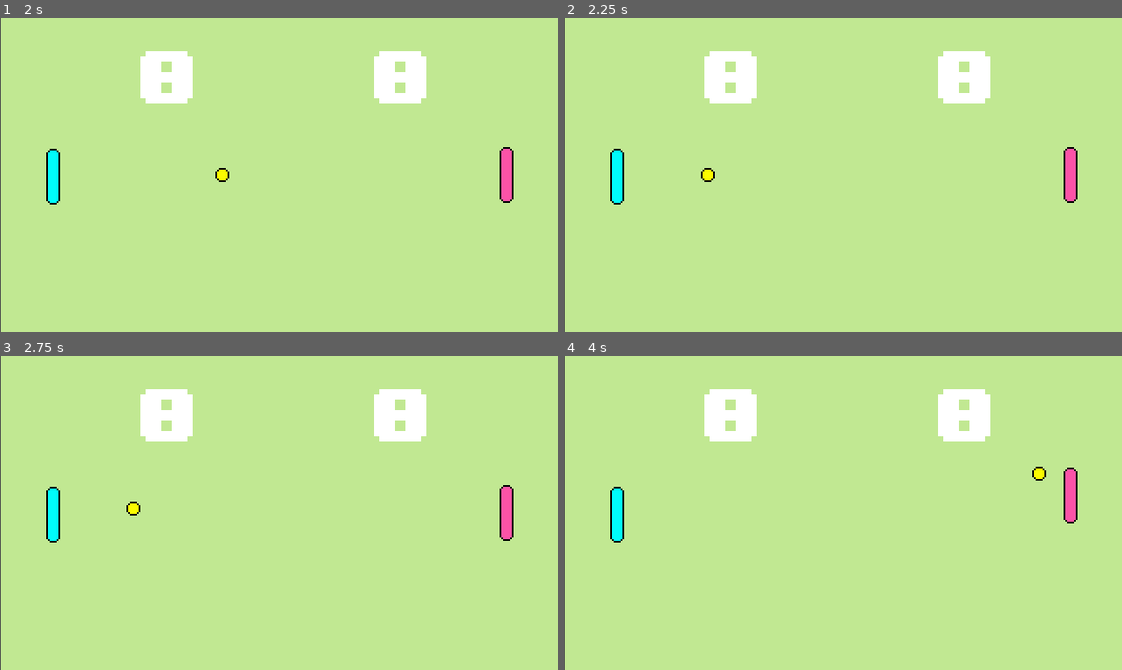
Above: before the commit, frames 1-4 (two rows, left to right).
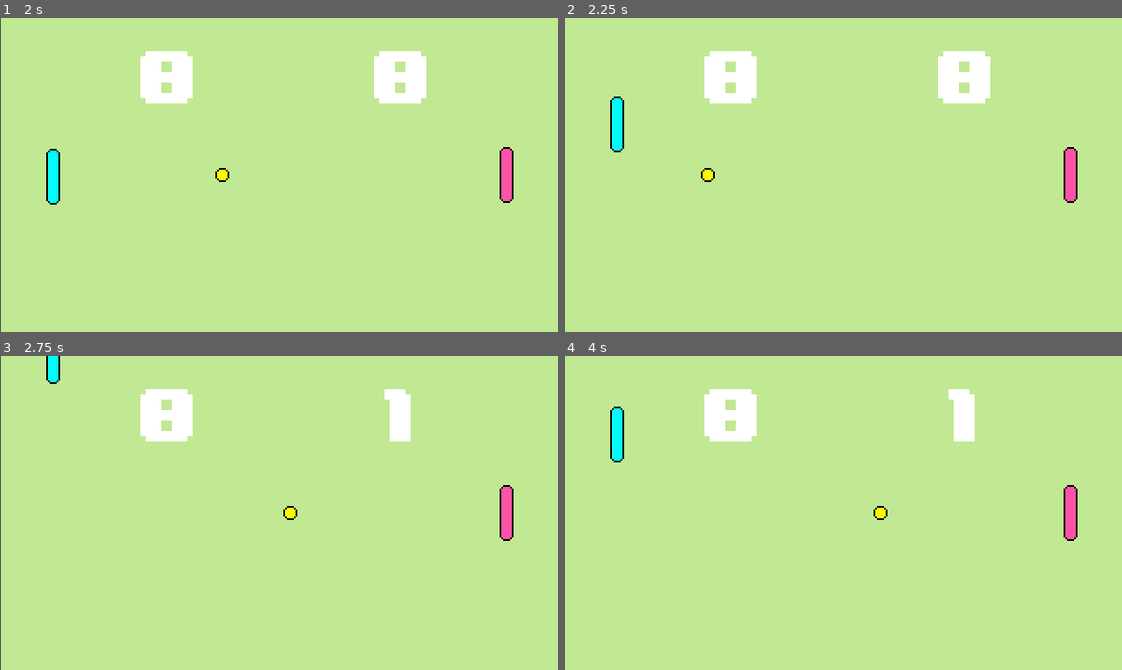
Above: after the commit, the same moments.

Repository: paolobb4/YAPC
Game: Godot game, scene res://scn/Menu.tscn
Same seed, same stepped clock (60 frames per second), same inputs: the game is played once before the commit and once after it.
Inputs:
- Up to frame 1 (2 s): click "play" at 0.5 s; click "play" at 1.25 s
- Up to frame 2 (2.25 s): hold W (p1_up) from 2.03 s (still down); hold Down (p2_down) from 2.03 s (still down)
- Up to frame 3 (2.75 s): keep holding W (p1_up); keep holding Down (p2_down)
- Up to frame 4 (4 s): release W (p1_up) at 2.78 s; release Down (p2_down) at 2.78 s; hold S (p1_down) 2.78-3.53 s; tap Up (p2_up) at 2.85 s; hold W (p1_up) from 3.53 s (still down); hold Down (p2_down) from 3.53 s (still down)

Frame 1 is identical in both runs. In frame 2, 0.8% of the frame differs, in the area x 8-11%, y 25-60%; in frame 3, 1.8%; in frame 4, 2.3%, in the area x 8-93%, y 10-60%.

Commit message:
Fix starting p1, p2 configuration

Diff:
--- a/scn/Game.tscn
+++ b/scn/Game.tscn
@@ -125,7 +125,6 @@
 
 position = Vector2( 30, 91 )
 _sections_unfolded = [ "Transform" ]
-ai = true
 
 [node name="Player_2" parent="." index="5" instance=ExtResource( 4 )]
 
--- a/scn/Menu.tscn
+++ b/scn/Menu.tscn
@@ -307,7 +307,7 @@
 anti_aliasing = true
 anti_aliasing_size = 1
 
-[node name="Menu" type="Node2D" index="0"]
+[node name="Menu" type="Node2D"]
 
 script = ExtResource( 1 )
 _sections_unfolded = [ "Transform" ]
@@ -943,18 +943,18 @@
 
 [connection signal="pressed" from="Options menu/back Button" to="AnimationPlayer" method="play" binds= [ "opts2main" ]]
 
+[connection signal="pressed" from="Play Game/p1 Panel/human" to="Play Game/p1 Panel/ai" method="set_flat" binds= [ true ]]
+
+[connection signal="pressed" from="Play Game/p1 Panel/human" to="Game" method="set_p1_ai" binds= [ false ]]
+
 [connection signal="pressed" from="Play Game/p1 Panel/human" to="Play Game/p1 Panel/human" method="set_flat" binds= [ false ]]
 
-[connection signal="pressed" from="Play Game/p1 Panel/human" to="Play Game/p1 Panel/ai" method="set_flat" binds= [ true ]]
-
-[connection signal="pressed" from="Play Game/p1 Panel/human" to="Game" method="set_p1_ai" binds= [ false ]]
+[connection signal="pressed" from="Play Game/p1 Panel/ai" to="Play Game/p1 Panel/ai" method="set_flat" binds= [ false ]]
+
+[connection signal="pressed" from="Play Game/p1 Panel/ai" to="Game" method="set_p1_ai" binds= [ true ]]
 
 [connection signal="pressed" from="Play Game/p1 Panel/ai" to="Play Game/p1 Panel/human" method="set_flat" binds= [ true ]]
 
-[connection signal="pressed" from="Play Game/p1 Panel/ai" to="Play Game/p1 Panel/ai" method="set_flat" binds= [ false ]]
-
-[connection signal="pressed" from="Play Game/p1 Panel/ai" to="Game" method="set_p1_ai" binds= [ true ]]
-
 [connection signal="pressed" from="Play Game/p2 Panel/human" to="Game" method="set_p2_ai" binds= [ false ]]
 
 [connection signal="pressed" from="Play Game/p2 Panel/human" to="Play Game/p2 Panel/human" method="set_flat" binds= [ false ]]
